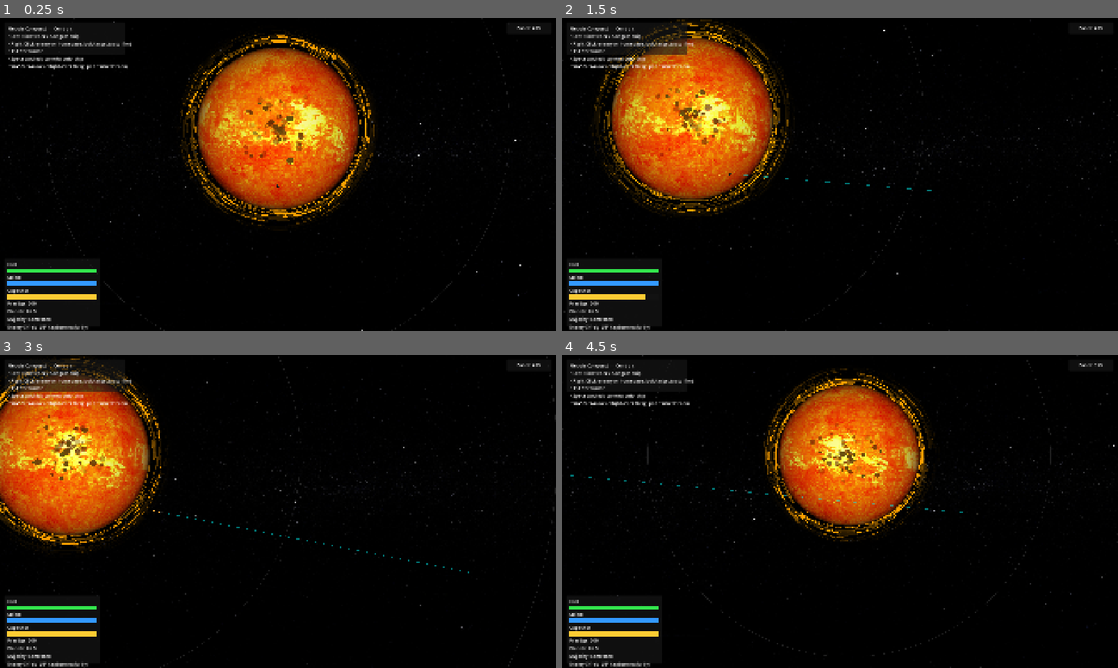
Above: before the commit, frames 1-4 (two rows, left to right).
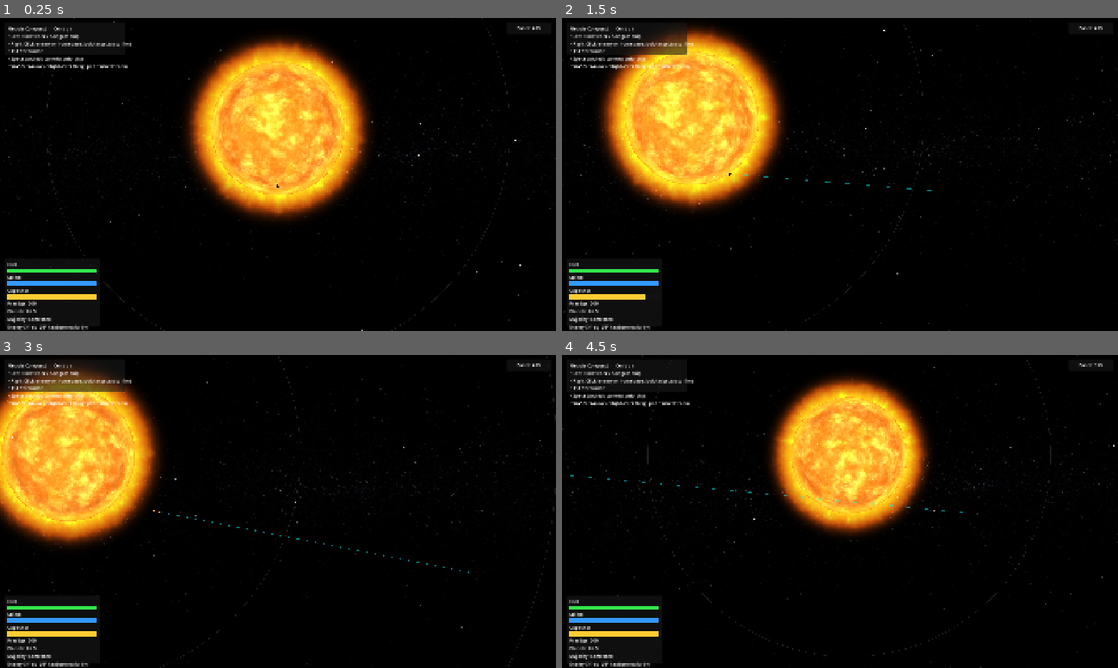
Above: after the commit, the same moments.

Repository: sudhir-asuracore/godot-space-battle
Game: Godot game, scene res://scenes/Main.tscn
The game is run twice, just before and just after one commit, with the same random seed, the same clock (stepped at 60 frames per second) and the same inputs. The engine's default icon, where the game draws it, is replaced by a stand-in: a white triangle on a blue panel in a dark square.
Inputs (mouse positions are in pixels of both pictures, inside the frame that each line leads up to):
- Up to frame 1 (0.25 s): no input
- Up to frame 2 (1.5 s): tap Enter at 0.5 s; move the mouse to (962, 158) at 0.52 s; hold D 0.53-1.25 s; hold 1 (ability_1) 0.53-1.25 s; click (962, 158) at 0.67 s; tap Space at 0.77 s; drag from (728, 190) to (812, 237) at 1.27 s
- Up to frame 3 (3 s): move the mouse to (333, 442) at 2.02 s; hold D 2.03-2.75 s; hold Right mouse button (target_lock) 2.03-2.75 s; drag from (250, 574) to (111, 464) at 2.77 s
- Up to frame 4 (4.5 s): move the mouse to (1006, 558) at 3.52 s; hold A 3.53-4.25 s; hold Mouse wheel down (zoom_out) 3.53-4.25 s; tap Space at 3.77 s; drag from (673, 464) to (756, 433) at 4.27 s

The runs differ from the first frame. In frame 1, 15% of the frame differs, in the area x 32-68%, y 5-67%; in frame 2, 15%, in the area x 5-41%, y 0-64%; in frame 3, 13%; in frame 4, 11%.

Commit message:
feat: implement SunCorona shader and update SolarSystem to use it

Diff:
--- a/project.godot
+++ b/project.godot
@@ -8,12 +8,21 @@
 
 config_version=5
 
+[animation]
+
+compatibility/default_parent_skeleton_in_mesh_instance_3d=true
+
 [application]
 
 config/name="space-battle"
 run/main_scene="res://scenes/Main.tscn"
-config/features=PackedStringArray("4.3", "Forward Plus")
+config/features=PackedStringArray("4.6", "Forward Plus")
 config/icon="res://icon.svg"
+
+[autoload]
+
+EventBus="*res://scripts/autoload/EventBus.gd"
+GameState="*res://scripts/autoload/GameState.gd"
 
 [display]
 
@@ -22,6 +31,10 @@
 window/stretch/mode="canvas_items"
 window/stretch/aspect="expand"
 
+[editor]
+
+movie_writer/movie_file="/home/sid/Documents/projects/godot/2d-space/space-battle/temp/sun.avi"
+
 [physics]
 
 3d/physics_engine="Jolt Physics"
@@ -29,8 +42,3 @@
 [rendering]
 
 rendering_device/driver.windows="d3d12"
-
-[autoload]
-
-EventBus="*res://scripts/autoload/EventBus.gd"
-GameState="*res://scripts/autoload/GameState.gd"
--- a/scenes/SolarSystem.gd
+++ b/scenes/SolarSystem.gd
@@ -1,10 +1,10 @@
 extends Node2D
-class_name SolarSystem
+class_name SolazrSystem
 
 # Array to hold planet data dictionaries for orbital animation
 var _planets: Array = []
 
-const SUN_SCENE = preload("res://scenes/Sun.tscn")
+const SUN_SCENE = preload("res://scenes/SunCorona.tscn")
 const PLANET_SCENE = preload("res://scenes/Planet.tscn")
 
 func _ready() -> void:
@@ -52,7 +52,7 @@
 			"radius": current_radius,
 			"angle": randf() * TAU,
 			"speed": (0.005 + randf() * 0.007) * (1500.0 / current_radius),
-			"spin_speed": (randf() - 0.5) * 0.12
+			"spin_speed": (randf() - 0.5) * 0.22
 		}
 
 		# Initial position
--- a/scenes/Sun.tscn
+++ b/scenes/Sun.tscn
@@ -1,23 +1,23 @@
-[gd_scene load_steps=12 format=3]
+[gd_scene format=3 uid="uid://csp66n73gokt0"]
 
-[ext_resource type="Script" path="res://scenes/Sun.gd" id="1_sun_gd"]
-[ext_resource type="Shader" path="res://shaders/Sun.gdshader" id="2_shader"]
-[ext_resource type="Texture2D" path="res://assets/sun/2k_sun.jpg" id="3_sun_tex"]
-[ext_resource type="Texture2D" path="res://assets/kenney_planets/Parts/noise00.png" id="4_noise_tex"]
-[ext_resource type="Texture2D" path="res://assets/kenney_planets/Parts/sphere0.png" id="5_sphere0"]
-[ext_resource type="Texture2D" path="res://assets/kenney_planets/Parts/light0.png" id="6_light0"]
-[ext_resource type="Texture2D" path="res://assets/kenney_planets/Parts/light1.png" id="7_light1"]
+[ext_resource type="Script" uid="uid://dkapeqww471oq" path="res://scenes/Sun.gd" id="1_sun_gd"]
+[ext_resource type="Shader" uid="uid://dnkojok7ugot3" path="res://shaders/Sun.gdshader" id="2_shader"]
+[ext_resource type="Texture2D" uid="uid://b6mm2t7svgf0s" path="res://assets/sun/2k_sun.jpg" id="3_sun_tex"]
+[ext_resource type="Texture2D" uid="uid://cp0uem35kyra" path="res://assets/kenney_planets/Parts/noise00.png" id="4_noise_tex"]
+[ext_resource type="Texture2D" uid="uid://c4dkygersxab1" path="res://assets/kenney_planets/Parts/sphere0.png" id="5_sphere0"]
+[ext_resource type="Texture2D" uid="uid://6ug61e5mjo5e" path="res://assets/kenney_planets/Parts/light0.png" id="6_light0"]
+[ext_resource type="Texture2D" uid="uid://dvbju112d02me" path="res://assets/kenney_planets/Parts/light1.png" id="7_light1"]
 
 [sub_resource type="ShaderMaterial" id="ShaderMaterial_sun"]
 shader = ExtResource("2_shader")
+shader_parameter/sun_texture = ExtResource("3_sun_tex")
+shader_parameter/noise_texture = ExtResource("4_noise_tex")
 shader_parameter/rotation_speed = 0.02
 shader_parameter/noise_scale = 2.0
 shader_parameter/noise_strength = 0.025
 shader_parameter/corona_size = 0.12
 shader_parameter/sun_color = Color(1.2, 0.9, 0.5, 1)
 shader_parameter/corona_color = Color(1, 0.45, 0, 1)
-shader_parameter/sun_texture = ExtResource("3_sun_tex")
-shader_parameter/noise_texture = ExtResource("4_noise_tex")
 
 [sub_resource type="Gradient" id="Gradient_sun_particles"]
 offsets = PackedFloat32Array(0, 0.25, 0.6, 1)
@@ -31,24 +31,24 @@
 emission_shape = 1
 emission_sphere_radius = 350.0
 spread = 180.0
-gravity = Vector3(0, 0, 0)
 initial_velocity_min = 30.0
 initial_velocity_max = 90.0
 angular_velocity_min = -25.0
 angular_velocity_max = 25.0
+gravity = Vector3(0, 0, 0)
 scale_min = 0.02
 scale_max = 0.06
 color_ramp = SubResource("GradientTexture1D_sun_particles")
 
-[node name="Sun" type="Node2D"]
+[node name="Sun" type="Node2D" unique_id=585544370]
 script = ExtResource("1_sun_gd")
 
-[node name="StarBody" type="Sprite2D" parent="."]
+[node name="StarBody" type="Sprite2D" parent="." unique_id=2015241215]
 material = SubResource("ShaderMaterial_sun")
 scale = Vector2(1.8, 1.8)
 texture = ExtResource("5_sphere0")
 
-[node name="PointLight2D" type="PointLight2D" parent="."]
+[node name="PointLight2D" type="PointLight2D" parent="." unique_id=1948289945]
 color = Color(1, 0.75, 0.3, 1)
 energy = 2.5
 shadow_enabled = true
@@ -56,10 +56,11 @@
 texture = ExtResource("6_light0")
 texture_scale = 16.0
 
-[node name="GPUParticles2D" type="GPUParticles2D" parent="."]
+[node name="GPUParticles2D" type="GPUParticles2D" parent="." unique_id=1407639627]
+visible = false
 amount = 60
-process_material = SubResource("ParticleProcessMaterial_sun")
 texture = ExtResource("7_light1")
 lifetime = 2.5
 preprocess = 2.5
 randomness = 0.5
+process_material = SubResource("ParticleProcessMaterial_sun")
--- /dev/null
+++ b/scenes/SunCorona.tscn
@@ -0,0 +1,40 @@
+[gd_scene load_steps=5 format=3 uid="uid://bnsuncorona22"]
+
+[ext_resource type="Shader" uid="uid://cnsuncorona11" path="res://shaders/SunCorona.gdshader" id="1_corona_shader"]
+[ext_resource type="Script" uid="uid://dkapeqww471oq" path="res://scenes/Sun.gd" id="2_sun_gd"]
+[ext_resource type="Texture2D" uid="uid://6ug61e5mjo5e" path="res://assets/kenney_planets/Parts/light0.png" id="3_light0"]
+
+[sub_resource type="ShaderMaterial" id="ShaderMaterial_corona"]
+shader = ExtResource("1_corona_shader")
+shader_parameter/core_color = Color(1, 0.85, 0.45, 1)
+shader_parameter/hot_color = Color(1, 0.55, 0.12, 1)
+shader_parameter/corona_color = Color(1, 0.42, 0.06, 1)
+shader_parameter/spot_color = Color(0.45, 0.18, 0.02, 1)
+shader_parameter/sun_radius = 0.3
+shader_parameter/corona_size = 0.18
+shader_parameter/bloom_strength = 1.1
+shader_parameter/surface_detail = 5.0
+shader_parameter/granulation = 0.55
+shader_parameter/spot_amount = 0.35
+shader_parameter/rotation_speed = 0.03
+shader_parameter/flare_detail = 4.0
+shader_parameter/flare_intensity = 1.6
+shader_parameter/flare_speed = 0.45
+
+[node name="SunCorona" type="Node2D"]
+script = ExtResource("2_sun_gd")
+
+[node name="SunDisc" type="ColorRect" parent="."]
+material = SubResource("ShaderMaterial_corona")
+offset_left = -960.0
+offset_top = -960.0
+offset_right = 960.0
+offset_bottom = 960.0
+
+[node name="PointLight2D" type="PointLight2D" parent="."]
+color = Color(1, 0.75, 0.3, 1)
+energy = 2.5
+shadow_enabled = true
+shadow_color = Color(0, 0, 0, 0.9)
+texture = ExtResource("3_light0")
+texture_scale = 16.0
--- /dev/null
+++ b/shaders/SunCorona.gdshader
@@ -0,0 +1,156 @@
+shader_type canvas_item;
+render_mode blend_add;
+
+group_uniforms appearance;
+uniform vec4 core_color : source_color = vec4(1.0, 0.85, 0.45, 1.0);
+uniform vec4 hot_color : source_color = vec4(1.0, 0.55, 0.12, 1.0);
+uniform vec4 corona_color : source_color = vec4(1.0, 0.42, 0.06, 1.0);
+uniform vec4 spot_color : source_color = vec4(0.45, 0.18, 0.02, 1.0);
+
+group_uniforms shape;
+uniform float sun_radius : hint_range(0.05, 0.45) = 0.30;
+uniform float corona_size : hint_range(0.0, 0.35) = 0.18;
+uniform float bloom_strength : hint_range(0.0, 3.0) = 1.1;
+
+group_uniforms surface;
+uniform float surface_detail : hint_range(1.0, 12.0) = 5.0;
+uniform float granulation : hint_range(0.0, 1.0) = 0.55;
+uniform float spot_amount : hint_range(0.0, 1.0) = 0.35;
+uniform float rotation_speed : hint_range(-1.0, 1.0) = 0.03;
+
+group_uniforms flares;
+uniform float flare_detail : hint_range(1.0, 12.0) = 4.0;
+uniform float flare_intensity : hint_range(0.0, 4.0) = 1.6;
+uniform float flare_speed : hint_range(0.0, 2.0) = 0.45;
+
+// Global constants for optimization
+const mat2 ROT = mat2(vec2(0.80, 0.60), vec2(-0.60, 0.80));
+const int MAX_OCTAVES = 6; // 6 is visually indistinguishable from 12 but 2x faster
+
+float hash13(vec3 p3) {
+    p3 = fract(p3 * 0.1031);
+    p3 += dot(p3, p3.zyx + 31.32);
+    return fract((p3.x + p3.y) * p3.z);
+}
+
+float value_noise3(vec3 p) {
+    vec3 i = floor(p);
+    vec3 f = fract(p);
+    vec3 u = f * f * (3.0 - 2.0 * f);
+
+    float n000 = hash13(i + vec3(0.0, 0.0, 0.0));
+    float n100 = hash13(i + vec3(1.0, 0.0, 0.0));
+    float n010 = hash13(i + vec3(0.0, 1.0, 0.0));
+    float n110 = hash13(i + vec3(1.0, 1.0, 0.0));
+    float n001 = hash13(i + vec3(0.0, 0.0, 1.0));
+    float n101 = hash13(i + vec3(1.0, 0.0, 1.0));
+    float n011 = hash13(i + vec3(0.0, 1.0, 1.0));
+    float n111 = hash13(i + vec3(1.0, 1.0, 1.0));
+
+    float nx00 = mix(n000, n100, u.x);
+    float nx10 = mix(n010, n110, u.x);
+    float nx01 = mix(n001, n101, u.x);
+    float nx11 = mix(n011, n111, u.x);
+    float nxy0 = mix(nx00, nx10, u.y);
+    float nxy1 = mix(nx01, nx11, u.y);
+    return mix(nxy0, nxy1, u.z);
+}
+
+float fbm3(vec3 p, int octaves) {
+    float value = 0.0;
+    float amp = 0.5;
+    for (int i = 0; i < MAX_OCTAVES; i++) {
+        if (i >= octaves) {
+            break;
+        }
+        value += amp * value_noise3(p);
+        p.xy = ROT * p.xy;
+        p.yz = ROT * p.yz;
+        p *= 2.02;
+        amp *= 0.5;
+    }
+    return value;
+}
+
+void fragment() {
+    vec2 uv = UV - vec2(0.5);
+    float dist = length(uv);
+    float t = TIME;
+    vec4 col = vec4(0.0);
+
+    if (dist <= sun_radius) {
+        // ---- Sun surface -------------------------------------------------
+        vec2 nxy = uv / sun_radius;
+        // Optimized to native dot product instruction
+        float nz = sqrt(max(0.0, 1.0 - dot(nxy, nxy)));
+
+        float spin = t * rotation_speed * TAU;
+        float cs = cos(spin);
+        float sn = sin(spin);
+
+        vec3 sp = vec3(cs * nxy.x + sn * nz, nxy.y, -sn * nxy.x + cs * nz);
+        sp *= (3.0 + surface_detail);
+        int oct = int(surface_detail);
+
+        float cells = fbm3(sp + vec3(0.0, t * 0.05, t * 0.03), oct);
+        // Optimization: Capping fine noise octaves at 3 since it's already high-frequency
+        float fine = fbm3(sp * 2.7 - vec3(t * 0.08, 0.0, 0.0), min(oct, 3));
+        float plasma = mix(cells, fine, 0.4);
+
+        vec3 base = mix(hot_color.rgb, core_color.rgb, smoothstep(0.2, 0.9, plasma));
+        base += core_color.rgb * granulation * pow(plasma, 3.0);
+
+        float spots = fbm3(sp * 0.6 + vec3(t * 0.02, 0.0, -t * 0.015), 4);
+        float spot_mask = smoothstep(0.62, 0.42, spots) * spot_amount;
+        base = mix(base, spot_color.rgb, spot_mask);
+
+        float limb = clamp(pow(nz, 0.55), 0.12, 1.0);
+        base *= limb;
+
+        float rim = smoothstep(sun_radius, sun_radius * 0.82, dist);
+        base += hot_color.rgb * (1.0 - rim) * 0.6;
+
+        col = vec4(base, 1.0);
+    } else {
+        // ---- Corona, flares and bloom -----------------------------------
+        float d_out = dist - sun_radius;
+        float d_norm = d_out / corona_size;
+
+        float ringscale = 4.0 + flare_detail;
+        // Optimization: Removed atan, cos, and sin. Directly normalized the UV vector.
+        vec3 rdir = vec3(uv / dist, 0.0) * ringscale;
+
+        vec3 acc = vec3(0.0);
+        float alpha = 0.0;
+
+        if (d_norm < 1.0) {
+            vec3 fuv1 = rdir + vec3(0.0, 0.0, d_norm * 3.0 - t * flare_speed);
+            vec3 fuv2 = rdir * 1.7 + vec3(0.0, 0.0, d_norm * 4.5 - t * flare_speed * 1.4);
+            float f1 = fbm3(fuv1, int(flare_detail));
+            float f2 = fbm3(fuv2, int(flare_detail));
+            float flare = pow(f1 * f2, 1.5) * flare_intensity;
+
+            float edge_fade = 1.0 - d_norm;
+            float corona_a = clamp(pow(edge_fade * (0.4 + flare), 1.8), 0.0, 1.0);
+
+            acc += mix(corona_color.rgb, hot_color.rgb, flare) * corona_a;
+            alpha = corona_a;
+        }
+
+        float halo = exp(-d_out / (corona_size * (0.45 + bloom_strength)));
+        halo = pow(halo, 1.5) * bloom_strength;
+        acc += corona_color.rgb * halo;
+        alpha = clamp(alpha + halo, 0.0, 1.0);
+
+        // Optimization: Removed conditional discard to prevent pipeline stalls
+        col = vec4(acc, alpha);
+    }
+
+    // Fade the additive glow smoothly to zero before it reaches the quad's
+    // edge (UV dist 0.5). Without this the corona/bloom is still bright at
+    // the ColorRect border and gets hard-cut, showing a visible square box.
+    float quad_fade = 1.0 - smoothstep(sun_radius, 0.5, dist);
+    col *= quad_fade;
+
+    COLOR = col;
+}
Not shown, added: shaders/SunCorona.gdshader.uid
